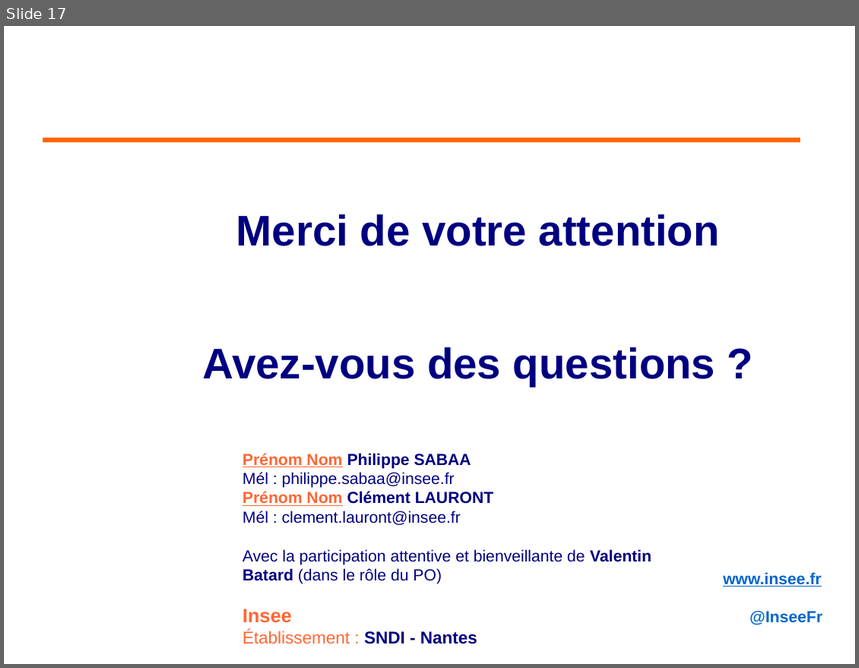
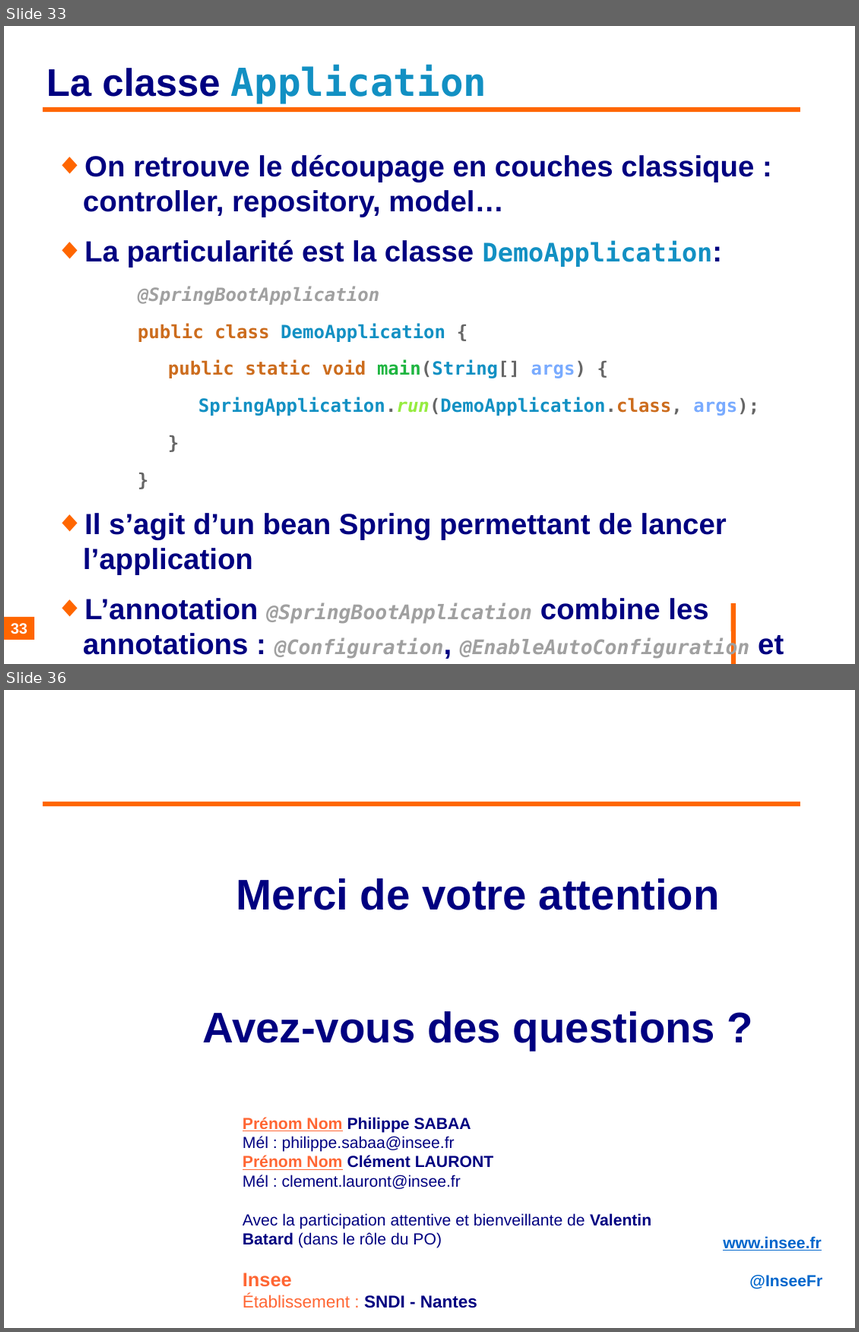
Before and after one commit to philphils/formation-spring-boot, a slide deck: Documentation/diapo_formation_spring_boot.odp. Shown one above the other, each under a label of ours: slide 17 before the commit, slides 33 and 36 after it; the slides between them are not shown. The pictures are 859x668 and 859x1332 pixels, drawn with LibreOffice and Linux fonts; fonts in the diff are those of the drawing; background and template pictures are left out. Boxes give left, top, right and bottom in pixels: in the first picture for what was removed or moved away, otherwise in the second. Text is boxed around its words. In the diff, an @@ line names an element or a change of style, - is before the commit and + after.

```diff
--- a/Documentation/diapo_formation_spring_boot.odp
+++ b/Documentation/diapo_formation_spring_boot.odp
@@ slide 33 added at box(4, 26, 855, 664), background #FFFFFF @@
@@ title added at box(47, 64, 487, 104), 36 pt, text #1290C3, bold @@
+La classe Application
@@ line added from (43, 110) to (801, 110), #FF6600 4.54 pt @@
@@ text added at box(83, 154, 784, 659), 27.2 pt, text #000080, bold @@
+◆ On retrouve le découpage en couches classique : controller, repository, model…
+◆ La particularité est la classe DemoApplication:
+@SpringBootApplication
+public class DemoApplication {
+public static void main(String[] args) {
+SpringApplication.run(DemoApplication.class, args);
+}
+}
+◆ Il s’agit d’un bean Spring permettant de lancer l’application
+◆ L’annotation @SpringBootApplication combine les annotations : @Configuration, @EnableAutoConfiguration et @ComponentScan
@@ page number added at box(4, 618, 34, 641), fill #FF6600, 14 pt, text #FFFFFF, bold @@
+33
@@ line added from (734, 604) to (734, 664), #FF6600 4.54 pt @@
@@ what was slide 17 is now slide 36 @@
```
Also in this commit, not shown: 9 slides changed, 18 other slides added.
